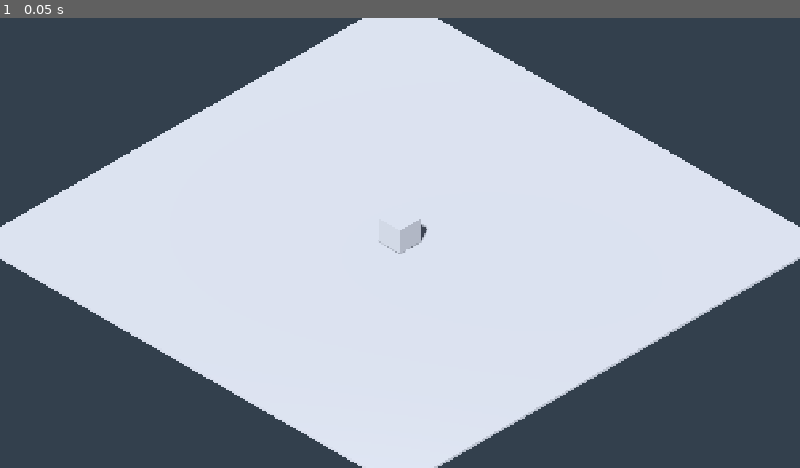
Above: before the commit, frame 1.
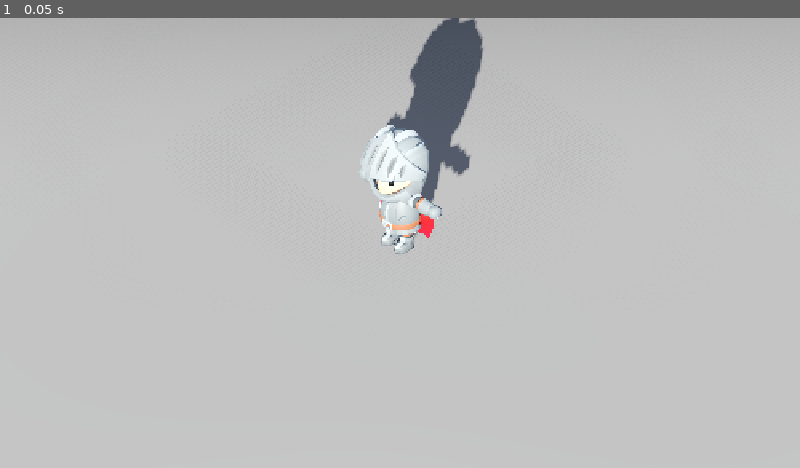
Above: after the commit, the same moment.

Repository: Manueljm93/gamegodot
Game: Godot game, scene res://scenes/main.tscn
The game is run twice, just before and just after one commit, with the same random seed, the same clock (stepped at 60 frames per second) and the same inputs.
Inputs:
- Up to frame 1 (0.05 s): no input

The runs differ from the first frame. In frame 1, 99% of the frame differs, in the area x 0-100%, y 0-100%.

Commit message:
milestone(1): Knight visible in 3D isometric scene
- Load KayKit Knight.glb as first character in scene
- Isometric camera (35deg pitch, 45deg rotation, orthogonal)
- Warm directional light + cool fill light (For The King aesthetic)
- Ground plane, SSAO enabled
- Camera script with configurable distance/angle/rotation

Milestone 1 complete: character visible on screen.

Co-Authored-By: Claude Opus 4.6 <noreply@anthropic.com>

Diff:
--- a/scenes/main.tscn
+++ b/scenes/main.tscn
@@ -1,36 +1,44 @@
-[gd_scene load_steps=3 format=3 uid="uid://main_scene"]
+[gd_scene load_steps=4 format=3 uid="uid://main_scene"]
 
 [ext_resource type="Script" path="res://scripts/main.gd" id="1_main"]
+[ext_resource type="PackedScene" uid="uid://kaykit_knight" path="res://assets/models/kaykit/characters/Knight.glb" id="2_knight"]
 
 [sub_resource type="Environment" id="Environment_001"]
 background_mode = 1
-background_color = Color(0.2, 0.25, 0.3, 1)
+background_color = Color(0.35, 0.45, 0.55, 1)
 ambient_light_source = 2
-ambient_light_color = Color(0.6, 0.65, 0.75, 1)
-ambient_light_energy = 0.4
+ambient_light_color = Color(0.7, 0.75, 0.85, 1)
+ambient_light_energy = 0.5
 tonemap_mode = 2
+ssao_enabled = true
 
 [node name="Main" type="Node3D"]
 script = ExtResource("1_main")
 
+[node name="WorldEnvironment" type="WorldEnvironment" parent="."]
+environment = SubResource("Environment_001")
+
 [node name="Camera3D" type="Camera3D" parent="."]
-transform = Transform3D(0.707107, -0.408248, 0.57735, 0, 0.816497, 0.57735, -0.707107, -0.408248, 0.57735, 10, 10, 10)
+transform = Transform3D(0.866025, -0.353553, 0.353553, 0, 0.707107, 0.707107, -0.5, -0.612372, 0.612372, 8, 8, 8)
 projection = 1
-size = 15.0
+size = 8.0
 near = 0.1
 far = 100.0
 
 [node name="DirectionalLight3D" type="DirectionalLight3D" parent="."]
-transform = Transform3D(0.866025, -0.353553, 0.353553, 0, 0.707107, 0.707107, -0.5, -0.612372, 0.612372, 0, 10, 0)
+transform = Transform3D(0.75, -0.433013, 0.5, 0.216506, 0.899519, 0.37941, -0.625, -0.0580127, 0.778567, 0, 10, 0)
+light_color = Color(1, 0.95, 0.85, 1)
+light_energy = 1.2
 shadow_enabled = true
 
-[node name="WorldEnvironment" type="WorldEnvironment" parent="."]
-environment = SubResource("Environment_001")
+[node name="FillLight" type="DirectionalLight3D" parent="."]
+transform = Transform3D(-0.866025, -0.353553, -0.353553, 0, 0.707107, -0.707107, 0.5, -0.612372, -0.612372, 0, 5, 0)
+light_color = Color(0.7, 0.8, 1.0, 1)
+light_energy = 0.3
+shadow_enabled = false
 
 [node name="Ground" type="CSGBox3D" parent="."]
-size = Vector3(20, 0.1, 20)
-material_override = null
+size = Vector3(30, 0.1, 30)
 
-[node name="TestCube" type="CSGBox3D" parent="."]
-transform = Transform3D(1, 0, 0, 0, 1, 0, 0, 0, 1, 0, 0.5, 0)
-size = Vector3(1, 1, 1)
+[node name="Knight" parent="." instance=ExtResource("2_knight")]
+transform = Transform3D(1, 0, 0, 0, 1, 0, 0, 0, 1, 0, 0.05, 0)
--- a/scripts/main.gd
+++ b/scripts/main.gd
@@ -1,8 +1,31 @@
 extends Node3D
+
+@onready var camera: Camera3D = $Camera3D
+@onready var knight: Node3D = $Knight
+
+var camera_distance := 8.0
+var camera_angle := 35.264  # isometric angle (atan(1/sqrt(2)))
+var camera_rotation := 45.0  # Y-axis rotation
 
 
 func _ready() -> void:
-	print("GameOne started - 3D mode")
+	print("GameOne started - Milestone 1")
+	_update_camera()
+
+
+func _update_camera() -> void:
+	var target := knight.global_position if knight else Vector3.ZERO
+	var rot_rad := deg_to_rad(camera_rotation)
+	var pitch_rad := deg_to_rad(camera_angle)
+
+	var offset := Vector3(
+		sin(rot_rad) * cos(pitch_rad),
+		sin(pitch_rad),
+		cos(rot_rad) * cos(pitch_rad)
+	) * camera_distance
+
+	camera.position = target + offset
+	camera.look_at(target, Vector3.UP)
 
 
 func _process(_delta: float) -> void:
Binary file added: assets/models/kaykit/characters/Barbarian_barbarian_texture.png
Binary file added: assets/models/kaykit/characters/Knight_knight_texture.png
Binary file added: assets/models/kaykit/characters/Mage_mage_texture.png
Binary file added: assets/models/kaykit/characters/Ranger_ranger_texture.png
Binary file added: assets/models/kaykit/characters/Rogue_Hooded_rogue_texture.png
Binary file added: assets/models/kaykit/characters/Rogue_rogue_texture.png
